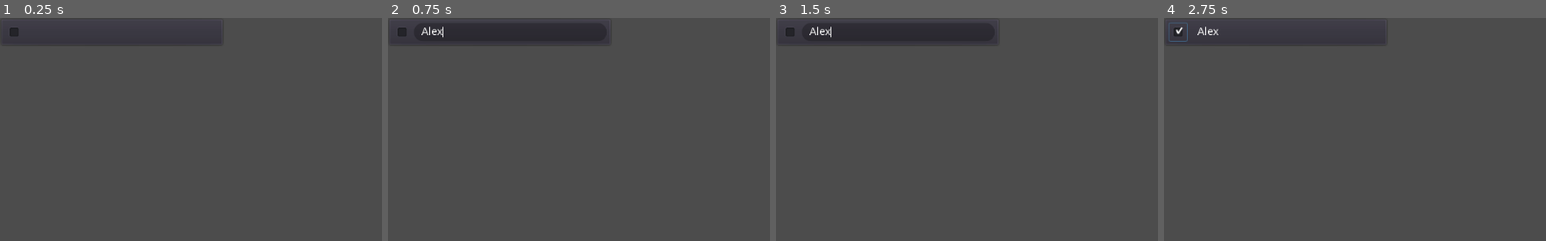
Above: before the commit, frames 1-4 (left to right).
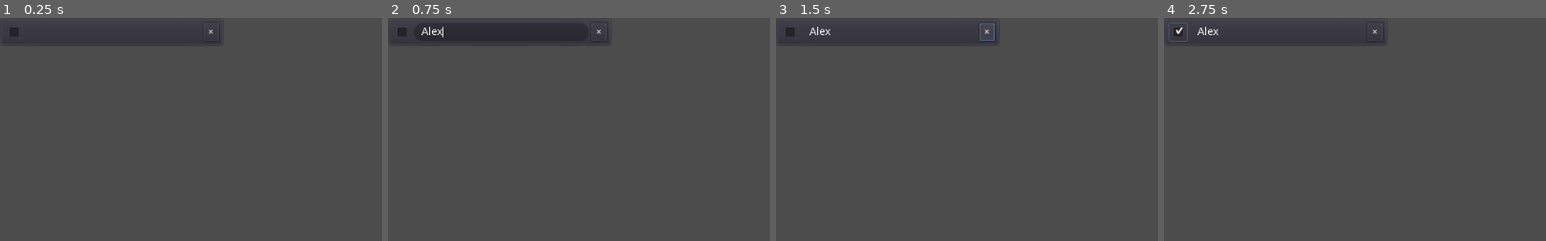
Above: after the commit, the same moments.

Repository: b7g/warm_bee
Game: Godot game, scene res://ui/component/tag_manager_tag.tscn
Two runs of this game, one before a commit and one after it. Both use one fixed random seed, a clock stepped at 60 frames per second and the inputs below. This scene is started directly instead of the project's main scene.
Inputs (mouse positions are % of the whole screen's width and height, from its top left):
- Up to frame 1 (0.25 s): no input
- Up to frame 2 (0.75 s): click (16, 3) at 0.52 s; type "Alex" at 0.6 s
- Up to frame 3 (1.5 s): click (28, 3) at 1.25 s, where only the run after the commit has a clickable "×"
- Up to frame 4 (2.75 s): click (2, 3) at 2 s
The pictures show only the part of the screen within x 0-50%, y 0-50%; the shares and areas given below are measured in that part.

The runs differ from the first frame. In frame 1, less than 0.1% of the frame differs, in the area x 54-56%, y 5-8%; in frame 2, less than 0.1%; in frame 3, 0.3%, in the area x 14-58%, y 2-11%; in frame 4, less than 0.1%.
Error in both runs: Invalid get index 'tags' (on base: 'Dictionary'). (res://singleton/data.gd:79)

Commit message:
Added option to delete tags

Diff:
--- a/godot/singleton/data.gd
+++ b/godot/singleton/data.gd
@@ -86,6 +86,20 @@
 	return true
 
 
+func request_delete_tag_deletion(tag_key: String, ui_node: Control) -> void:
+	_interface.display_delete_tag_dialog(tag_key, ui_node)
+
+
+func delete_tag(tag_key: String) -> void:
+	var erased: bool = _selected_entry["tags"].erase(tag_key)
+	if not erased:
+		push_error("Could not delete tag %s (not present)" % tag_key)
+	for list_item in _selected_entry["items"].values():
+		list_item["tags"].erase(tag_key)
+	_interface.refresh_tags()
+	FileIO.save_data_delayed()
+
+
 func select_collection_by_id(collection_id: int) -> void:
 	for collection in Data.get_collections():
 		if collection["id"] == collection_id:
--- a/godot/ui/component/tag_manager_tag.gd
+++ b/godot/ui/component/tag_manager_tag.gd
@@ -51,3 +51,7 @@
 		_tag_name = new_name
 	else:
 		_line_edit_name.set_text(_tag_name)
+
+
+func _on_ButtonDelete_pressed() -> void:
+	Data.request_delete_tag_deletion(_tag_key, self)
--- a/godot/ui/component/tag_manager_tag.tscn
+++ b/godot/ui/component/tag_manager_tag.tscn
@@ -21,7 +21,7 @@
 
 [node name="LineEditName" type="LineEdit" parent="HC"]
 margin_left = 28.0
-margin_right = 286.0
+margin_right = 262.0
 margin_bottom = 24.0
 size_flags_horizontal = 3
 custom_colors/font_color = Color( 1, 1, 1, 1 )
@@ -33,11 +33,11 @@
 text = "tag name"
 
 [node name="ButtonDelete" type="Button" parent="HC"]
-visible = false
-margin_left = 231.0
+margin_left = 266.0
 margin_right = 286.0
 margin_bottom = 24.0
-text = "Delete"
+text = "×"
 
 [connection signal="focus_exited" from="HC/LineEditName" to="." method="_on_LineEditName_focus_exited"]
 [connection signal="text_entered" from="HC/LineEditName" to="." method="_on_LineEditName_text_entered"]
+[connection signal="pressed" from="HC/ButtonDelete" to="." method="_on_ButtonDelete_pressed"]
--- /dev/null
+++ b/godot/ui/dialog/delete_tag.gd
@@ -0,0 +1,26 @@
+extends ColorRect
+
+var _tag_key: String
+var _ui_node: Control
+
+onready var _label_desc: Label = $CC/PC/VC/LabelDesc
+
+
+func _ready() -> void:
+	var tag_name: String = Data.get_tag_by_key(_tag_key)
+	_label_desc.text = _label_desc.text % tag_name
+
+
+func setup(tag_key: String, ui_node: Control) -> void:
+	_tag_key = tag_key
+	_ui_node = ui_node
+
+
+func _on_ButtonDelete_pressed() -> void:
+	Data.delete_tag(_tag_key)
+	_ui_node.queue_free()
+	queue_free()
+
+
+func _on_ButtonCancel_pressed() -> void:
+	queue_free()
--- /dev/null
+++ b/godot/ui/dialog/delete_tag.tscn
@@ -0,0 +1,62 @@
+[gd_scene load_steps=3 format=2]
+
+[ext_resource path="res://ui/theme_resource/panel_dialog.tres" type="StyleBox" id=1]
+[ext_resource path="res://ui/dialog/delete_tag.gd" type="Script" id=2]
+
+[node name="DeleteTagDialog" type="ColorRect"]
+anchor_right = 1.0
+anchor_bottom = 1.0
+color = Color( 0, 0, 0, 0.501961 )
+script = ExtResource( 2 )
+__meta__ = {
+"_edit_lock_": true
+}
+
+[node name="CC" type="CenterContainer" parent="."]
+anchor_right = 1.0
+anchor_bottom = 1.0
+__meta__ = {
+"_edit_lock_": true
+}
+
+[node name="PC" type="PanelContainer" parent="CC"]
+margin_left = 379.0
+margin_top = 269.0
+margin_right = 645.0
+margin_bottom = 331.0
+custom_styles/panel = ExtResource( 1 )
+
+[node name="VC" type="VBoxContainer" parent="CC/PC"]
+margin_left = 8.0
+margin_top = 8.0
+margin_right = 258.0
+margin_bottom = 54.0
+custom_constants/separation = 12
+
+[node name="LabelDesc" type="Label" parent="CC/PC/VC"]
+margin_right = 250.0
+margin_bottom = 14.0
+rect_min_size = Vector2( 250, 0 )
+text = "Delete tag “%s”?"
+align = 1
+
+[node name="HC" type="HBoxContainer" parent="CC/PC/VC"]
+margin_top = 26.0
+margin_right = 250.0
+margin_bottom = 46.0
+alignment = 1
+
+[node name="ButtonDelete" type="Button" parent="CC/PC/VC/HC"]
+margin_left = 68.0
+margin_right = 123.0
+margin_bottom = 20.0
+text = "Delete"
+
+[node name="ButtonCancel" type="Button" parent="CC/PC/VC/HC"]
+margin_left = 127.0
+margin_right = 181.0
+margin_bottom = 20.0
+text = "Cancel"
+
+[connection signal="pressed" from="CC/PC/VC/HC/ButtonDelete" to="." method="_on_ButtonDelete_pressed"]
+[connection signal="pressed" from="CC/PC/VC/HC/ButtonCancel" to="." method="_on_ButtonCancel_pressed"]
--- a/godot/warm_bee.gd
+++ b/godot/warm_bee.gd
@@ -6,6 +6,7 @@
 var _dialog_delete_entry_res: Resource = preload("res://ui/dialog/delete_entry.tscn")
 var _dialog_ce_list_item_res: Resource = preload("res://ui/dialog/create_or_edit_list_item.tscn")
 var _dialog_delete_item_res: Resource = preload("res://ui/dialog/delete_item.tscn")
+var _dialog_delete_tag_res: Resource = preload("res://ui/dialog/delete_tag.tscn")
 
 var _ui_collection_button_res: Resource = preload("res://ui/component/collection_button.tscn")
 var _ui_entry_button_res: Resource = preload("res://ui/component/entry_button.tscn")
@@ -115,6 +116,12 @@
 	add_child(delete_item_dialog)
 
 
+func display_delete_tag_dialog(tag_key: String, ui_node: Control) -> void:
+	var dialog_delete_tag: Control = _dialog_delete_tag_res.instance()
+	dialog_delete_tag.setup(tag_key, ui_node)
+	add_child(dialog_delete_tag)
+
+
 func _display_entries() -> void:
 	for child in _entry_list.get_children():
 		child.queue_free()
